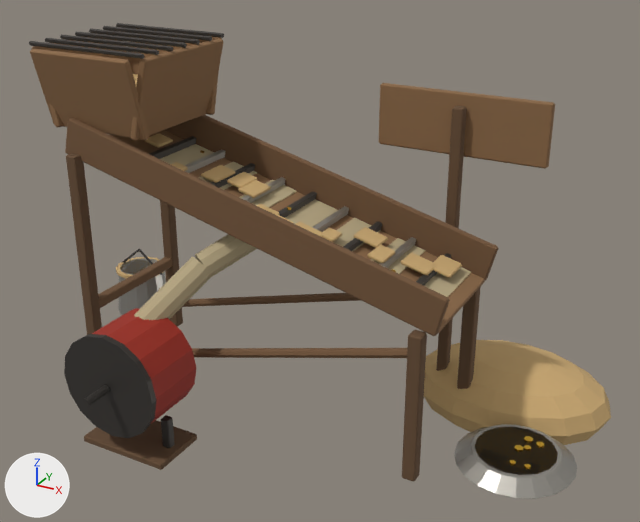
Two versions of the glTF model art/blender/glb/Sifter.glb, one commit apart.
The view is the same before and after, from a 50 mm lens placed at (2.27, -3.62, 2.66), pointed at (0.25, 0.04, 0.82). The axes (+X, +Y, +Z) are drawn at lower left. The lights are the same throughout. The older version comes first. Vertices at exactly the same position are counted once.

The first picture shows 'Sifter.001'.
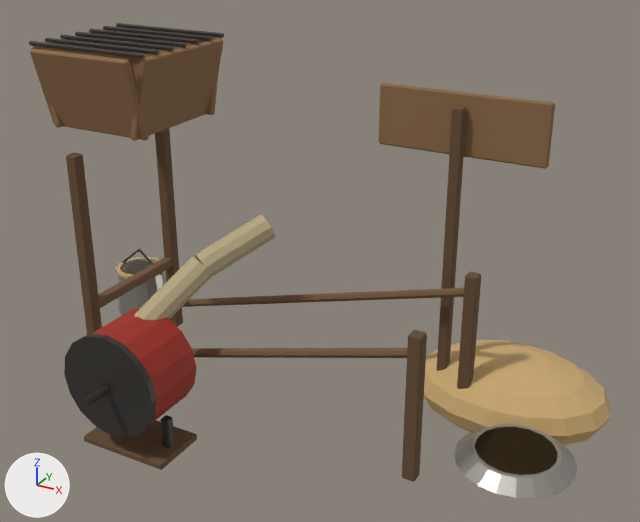
Changed parts and their boxes [x1, y1, x2, y2] in the pictures (640 x 522 px):
part 1 of me_sifter, deleted: before [65, 74, 545, 469]

The change, as a diff of the scene's bpy script:
```diff
--- a/art/blender/glb/Sifter.glb.py
+++ b/art/blender/glb/Sifter.glb.py
@@ me_sifter @@
 # used by ob_sifter_001; location = (0.0, 0.0, 0.0)
-me_sifter.from_pydata(...)  # 2580 vertices, 4784 faces; spans x -1.48..1.7, y -1.09..1.02, z -0.22..1.87
+me_sifter.from_pydata(...)  # 1744 vertices, 3292 faces; spans x -1.48..1.7, y -1.09..1.02, z -0.22..1.87
+# me_sifter part 1: 45 loose pieces with 836 vertices, spanning x -1.1..1.48, y -0.35..0.35, z 0.07..1.62, are deleted
 me_sifter.materials.append(mat_cgl_s_wood1)
@@ me_sifter @@
 me_sifter.materials.append(mat_cgl_s_sand)
-me_sifter.materials.append(mat_cgl_s_gold)  # yellow #e8b83a
 me_sifter.materials.append(mat_cgl_s_wood3)
```
